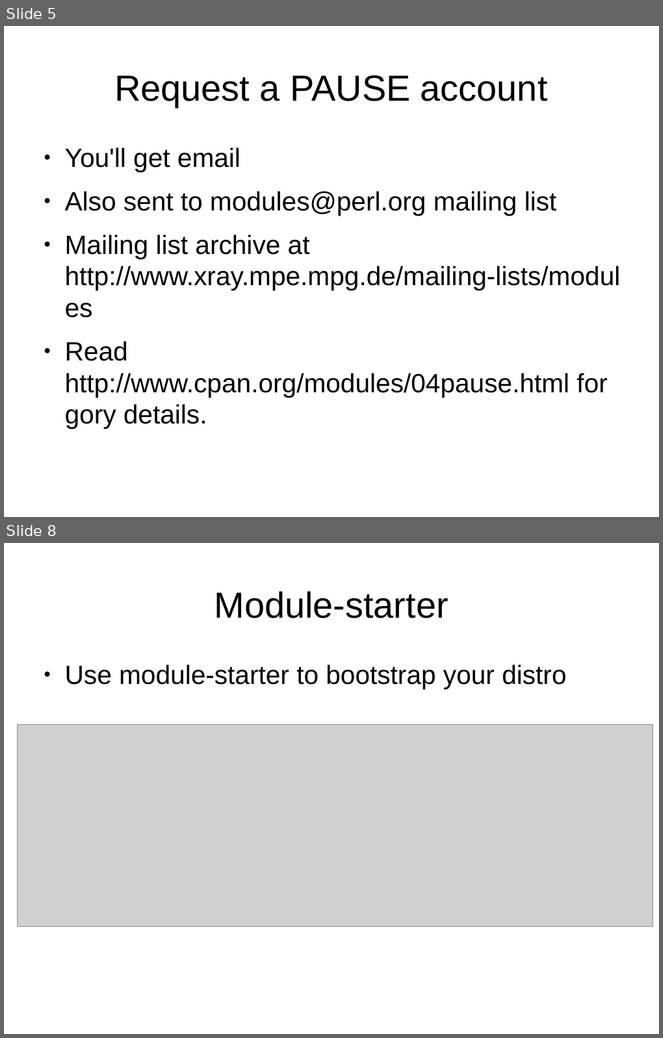
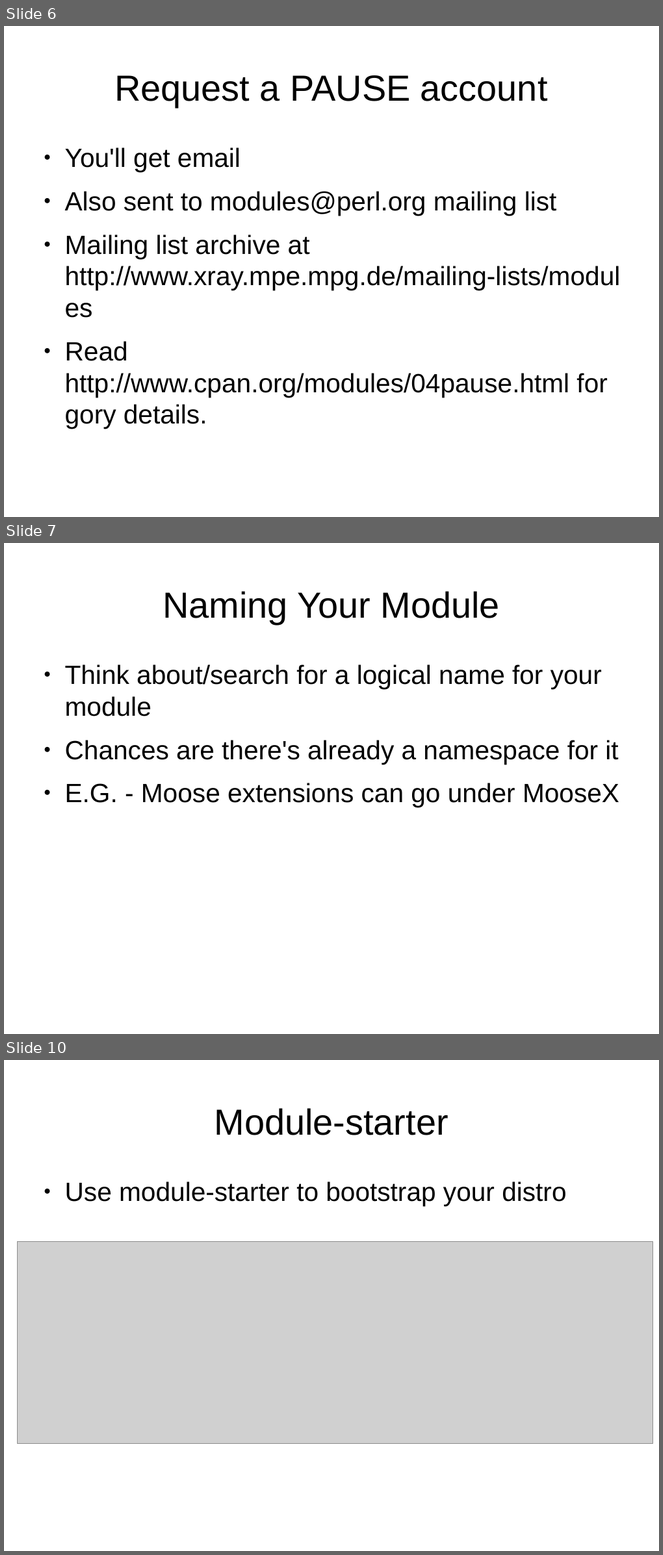
Before and after one commit to genehack/perl-beginner-talks, a slide deck: intro-to-cpan-creating-and-uploading/BeginnersGuideToCreatingAndUploadingCPANModules.odp. Shown one above the other, each under a label of ours: slides 5 and 8 before the commit, slides 6, 7 and 10 after it; the slides between them are not shown. The pictures are 663x1038 and 663x1555 pixels, drawn with LibreOffice and Linux fonts; fonts in the diff are those of the drawing; grey boxes stand for pictures. Boxes give left, top, right and bottom in pixels: in the first picture for what was removed or moved away, otherwise in the second. Text is boxed around its words. In the diff, an @@ line names an element or a change of style, - is before the commit and + after.

Commit message:
Modified slides on CPAN Testers Took out slides on Requesting Namespace Added slides on versioning and developer releases Added slides on Dist::Zilla other random tweaks

```diff
--- a/intro-to-cpan-creating-and-uploading/BeginnersGuideToCreatingAndUploadingCPANModules.odp
+++ b/intro-to-cpan-creating-and-uploading/BeginnersGuideToCreatingAndUploadingCPANModules.odp
@@ slide 7 added at (4, 543, 659, 1034), background #FFFFFF @@
@@ title added at (163, 591, 500, 624), 44 pt, text #000000 @@
+Naming Your Module
@@ text added at (65, 665, 620, 808), 32 pt, text #000000 @@
+● Think about/search for a logical name for your module
+● Chances are there's already a namespace for it
+● E.G. - Moose extensions can go under MooseX
@@ what was slide 5 is now slide 6 @@
@@ what was slide 8 is now slide 10 @@
```
Also in this commit, not shown: 8 other slides added, 6 slides removed.
